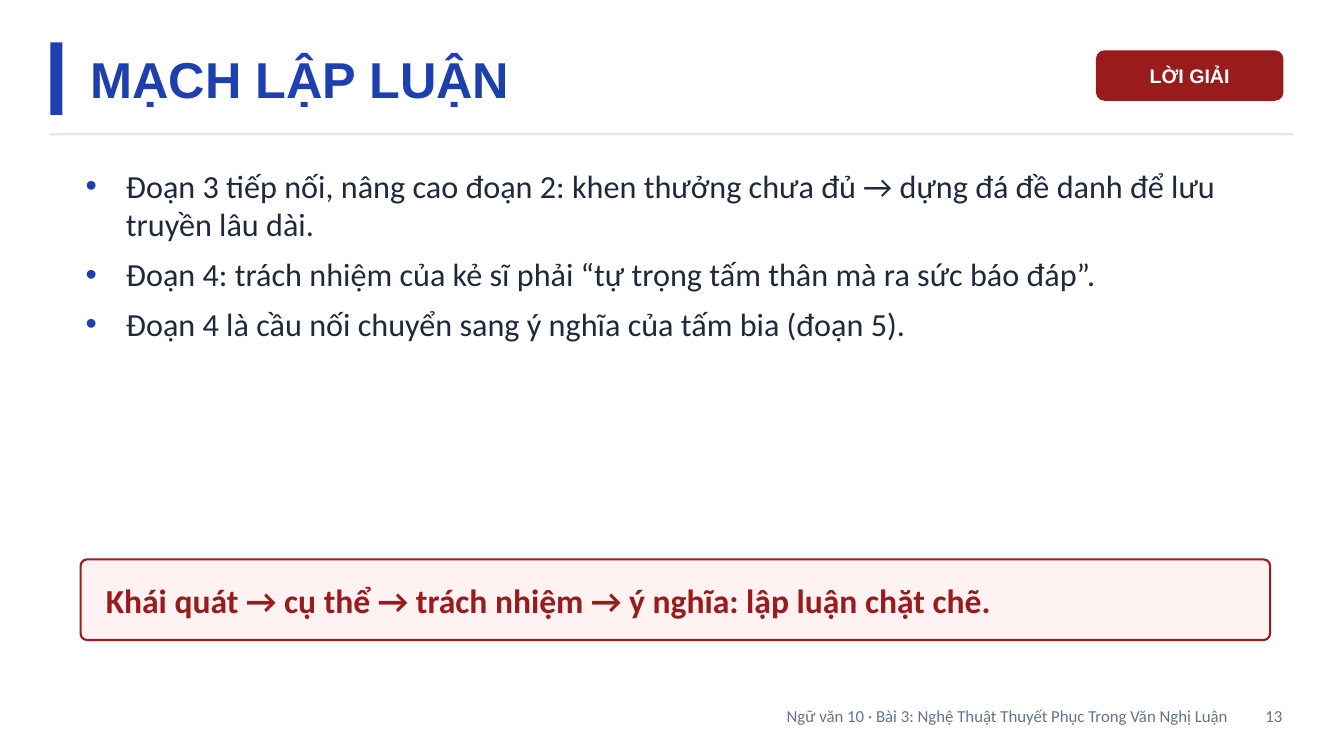
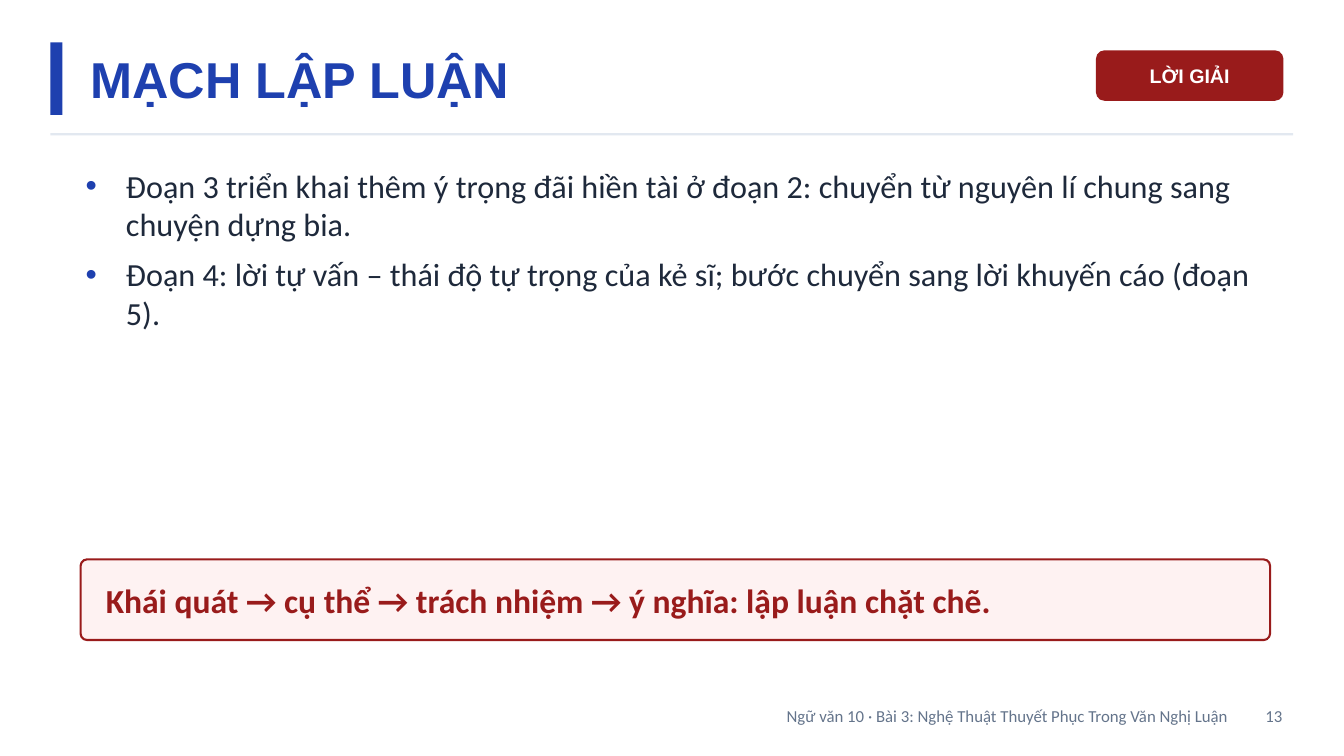
Before and after one commit to Trangtu66/Taode_thi_online, a slide deck: slide 13 of mon/ngu_van/slide/lop10/Slide_NGUVAN10_Bai3_NgheThuatThuyetPhucTrongVanNghiLuan_T23-35.pptx. Drawn at 1344x756 pixels with LibreOffice and Linux fonts; fonts in the diff are those of the drawing. Boxes give left, top, right and bottom in pixels: in the first picture for what was removed or moved away, otherwise in the second. Text is boxed around its words. In the diff, an @@ line names an element or a change of style, - is before the commit and + after.

```diff
--- a/mon/ngu_van/slide/lop10/Slide_NGUVAN10_Bai3_NgheThuatThuyetPhucTrongVanNghiLuan_T23-35.pptx
+++ b/mon/ngu_van/slide/lop10/Slide_NGUVAN10_Bai3_NgheThuatThuyetPhucTrongVanNghiLuan_T23-35.pptx
@@ text at box(126, 173, 1249, 329): text changed @@
-• Đoạn 3 tiếp nối, nâng cao đoạn 2: khen thưởng chưa đủ → dựng đá đề danh để lưu truyền lâu dài.
-• Đoạn 4: trách nhiệm của kẻ sĩ phải “tự trọng tấm thân mà ra sức báo đáp”.
-• Đoạn 4 là cầu nối chuyển sang ý nghĩa của tấm bia (đoạn 5).
+• Đoạn 3 triển khai thêm ý trọng đãi hiền tài ở đoạn 2: chuyển từ nguyên lí chung sang chuyện dựng bia.
+• Đoạn 4: lời tự vấn – thái độ tự trọng của kẻ sĩ; bước chuyển sang lời khuyến cáo (đoạn 5).
```
Also in this commit, not shown: 2 other slides changed, 6 other files.
